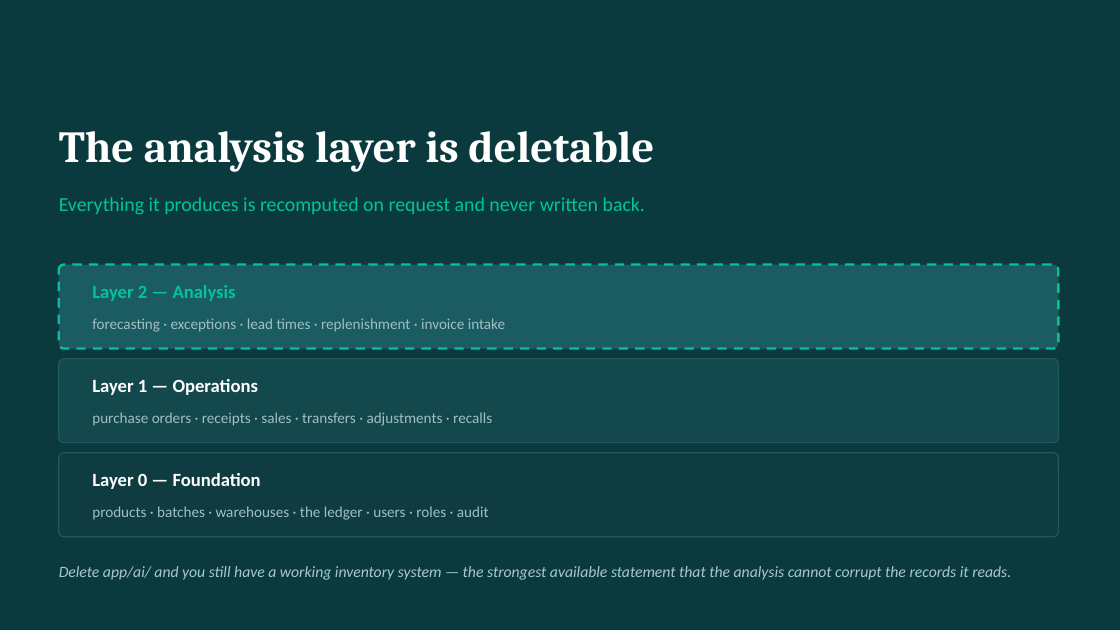
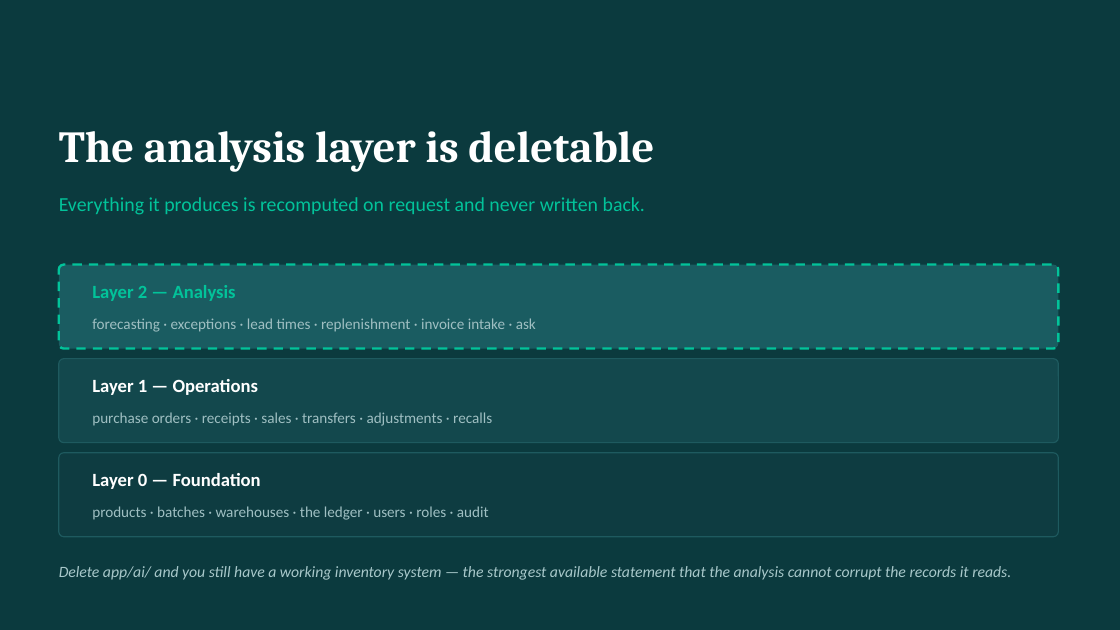
Before and after one commit to Sadhna2/pharmacy_inventory_managment_system, a slide deck: slide 16 of docs/pharmacy-inventory-deck.pptx (slide 13 before the commit). Drawn at 1120x630 pixels with LibreOffice and Linux fonts; fonts in the diff are those of the drawing. Boxes give left, top, right and bottom in pixels: in the first picture for what was removed or moved away, otherwise in the second. Text is boxed around its words. In the diff, an @@ line names an element or a change of style, - is before the commit and + after.

```diff
--- a/docs/pharmacy-inventory-deck.pptx
+++ b/docs/pharmacy-inventory-deck.pptx
@@ text at box(92, 318, 536, 332): text changed @@
-forecasting · exceptions · lead times · replenishment · invoice intake
+forecasting · exceptions · lead times · replenishment · invoice intake · ask
```
Also in this commit, not shown: 5 other slides changed, 3 slides added, 1 other file.
